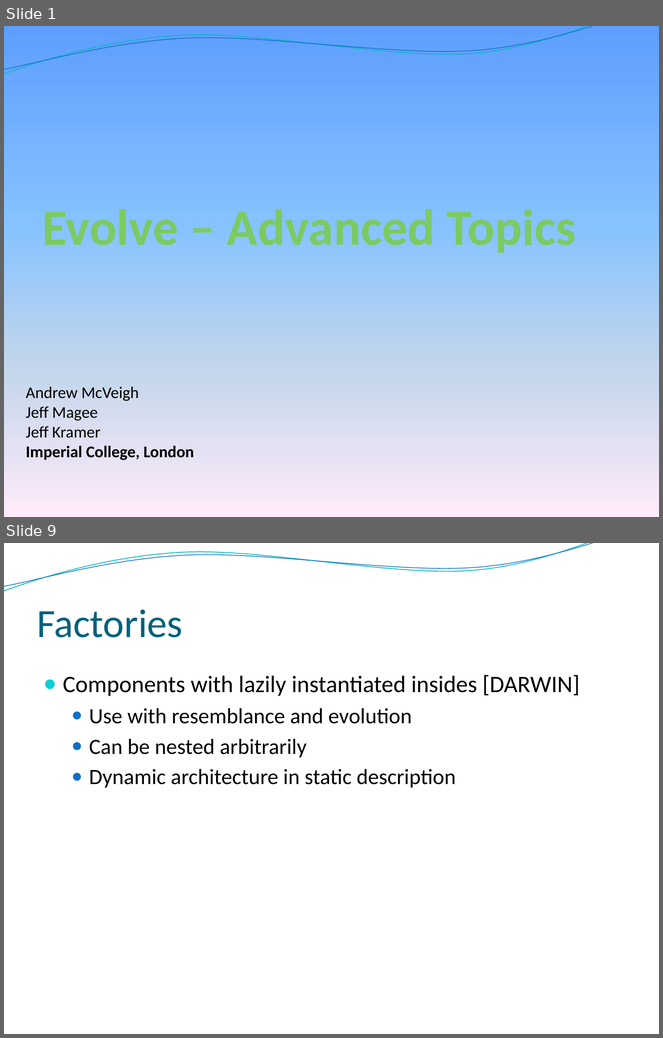
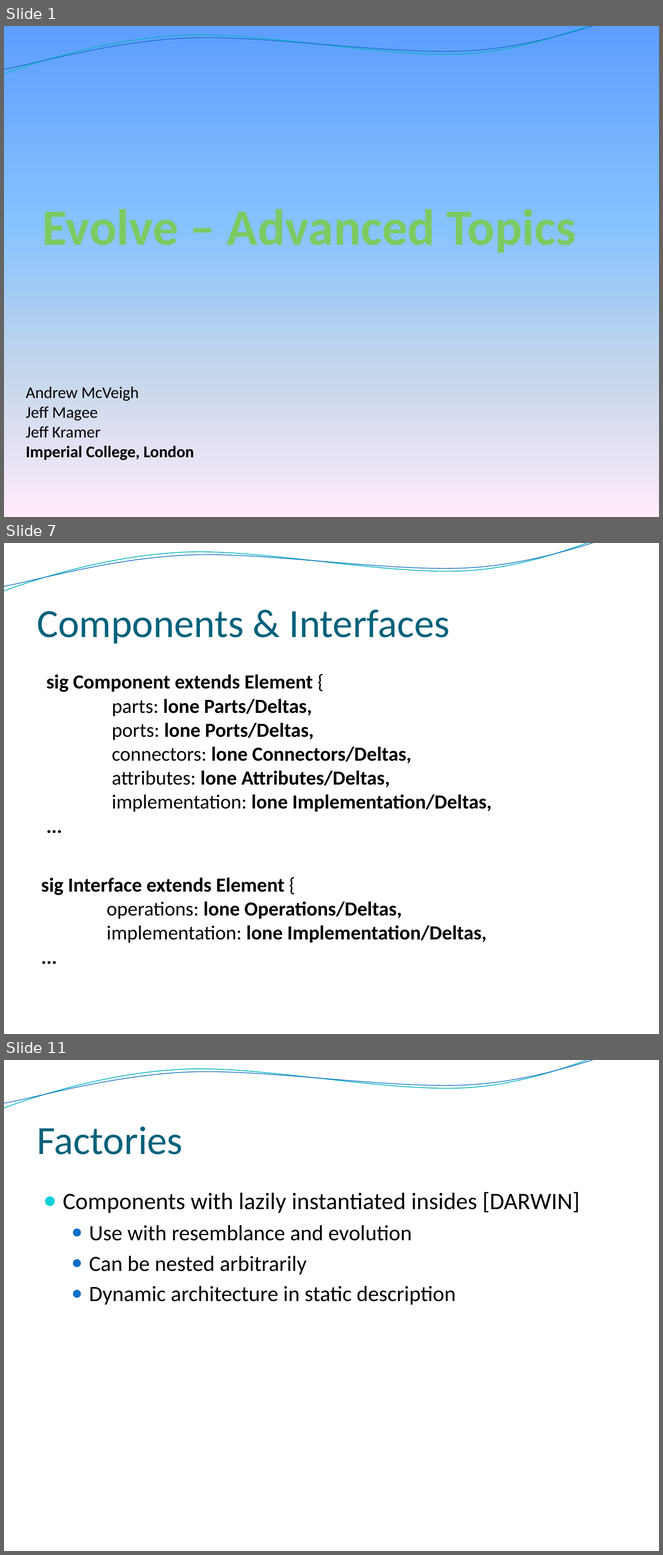
Before and after one commit to Intrinsarc/intrinsarc-evolve, a slide deck: Academic Work/presentations/prague/Evolve - Advanced.pptx. Shown one above the other, each under a label of ours: slides 1 and 9 before the commit, slides 1, 7 and 11 after it; the slides between them are not shown. The pictures are 663x1038 and 663x1555 pixels, drawn with LibreOffice and Linux fonts; fonts in the diff are those of the drawing; background and template pictures are left out. Boxes give left, top, right and bottom in pixels: in the first picture for what was removed or moved away, otherwise in the second. Text is boxed around its words. In the diff, an @@ line names an element or a change of style, - is before the commit and + after.

```diff
--- a/Academic Work/presentations/prague/Evolve - Advanced.pptx
+++ b/Academic Work/presentations/prague/Evolve - Advanced.pptx
@@ slide 7 added at <box>4,543,659,1034</box>, background picture (left out); not listed: 2 template elements that a slide beside it also shows @@
@@ title added at <box>37,610,450,644</box>, 44 pt, text #04617B @@
+Components & Interfaces
@@ text added at <box>46,675,492,812</box>, 22 pt, text #000000, bold @@
+sig Component extends Element {
+parts: lone Parts/Deltas,
+ports: lone Ports/Deltas,
+connectors: lone Connectors/Deltas,
+attributes: lone Attributes/Deltas,
+implementation: lone Implementation/Deltas,
+...
@@ text added at <box>41,878,487,943</box>, 22 pt, text #000000, bold @@
+sig Interface extends Element {
+operations: lone Operations/Deltas,
+implementation: lone Implementation/Deltas,
+...
@@ what was slide 9 is now slide 11 @@
```
Also in this commit, not shown: 6 slides changed, 3 other slides added, 2 slides removed, 1 other file.
